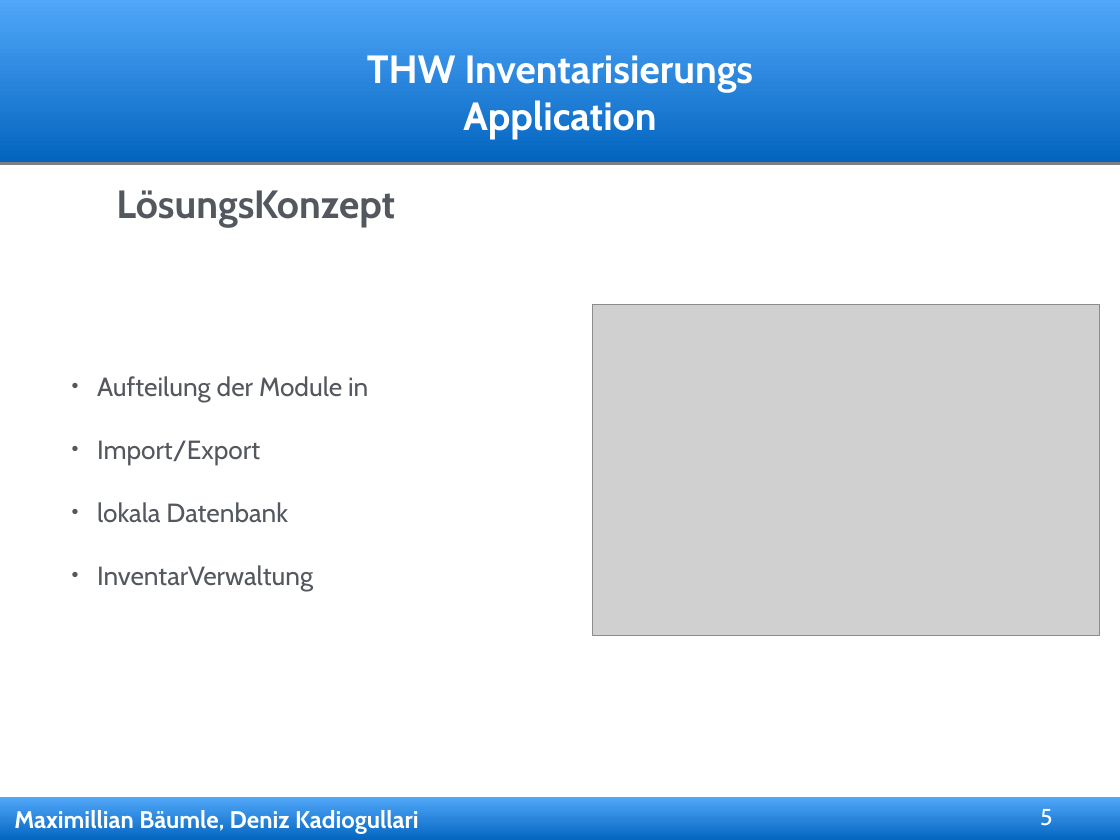
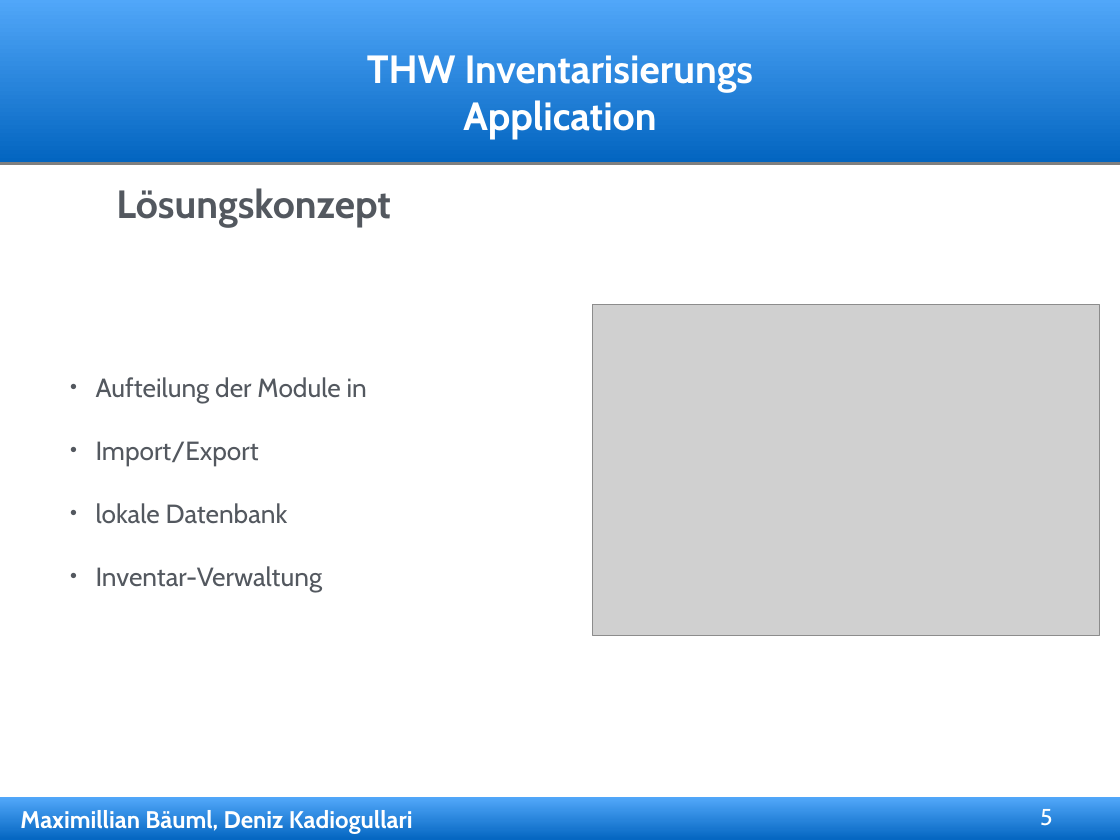
Before and after one commit to dkadio/thwapp, a slide deck: slide 5 of präsentation/thw_präsi.ppt. Drawn at 1120x840 pixels with LibreOffice and Linux fonts; fonts in the diff are those of the drawing; grey boxes stand for pictures; background and template pictures are left out. Boxes give left, top, right and bottom in pixels: in the first picture for what was removed or moved away, otherwise in the second. Text is boxed around its words. In the diff, an @@ line names an element or a change of style, - is before the commit and + after.

```diff
--- a/präsentation/thw_präsi.ppt
+++ b/präsentation/thw_präsi.ppt
@@ text in free at box(116, 188, 391, 228): text changed @@
-LösungsKonzept
+Lösungskonzept
@@ text in free at box(96, 503, 323, 592): text changed @@
-• lokala Datenbank
-• InventarVerwaltung
+• lokale Datenbank
+• Inventar-Verwaltung
@@ text in free at box(20, 810, 413, 834): text changed @@
-Maximillian Bäumle, Deniz Kadiogullari
+Maximillian Bäuml, Deniz Kadiogullari
```
Also in this commit, not shown: 10 other slides changed, 3 slides added, 4 slides removed, 1 other file.
